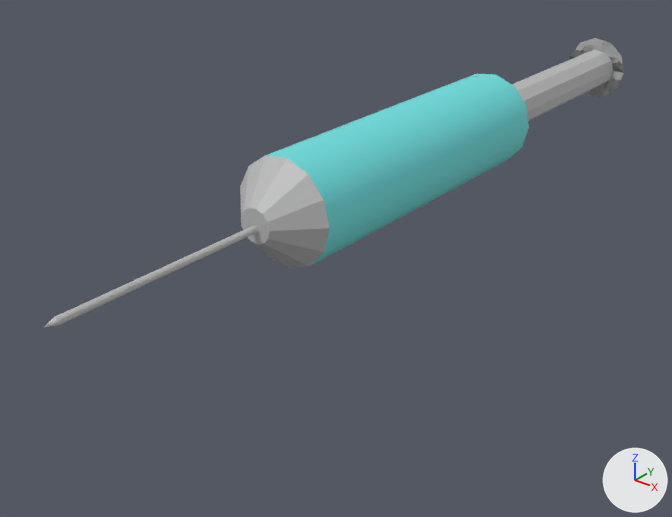
An edit to the FBX model src/InMemorian/Assets/models/jeringa.fbx, drawn before and after from the same camera.
The view is the same before and after, from a camera (50 mm lens) standing at (0.00225, 0.00013, 0.00225) and looking at (-0.00035, 0.00338, 0.00023). The axes (+X, +Y, +Z) are drawn at lower right. The lights are the same throughout. Where no turn or scale is listed for an object, it has been applied to the vertices.
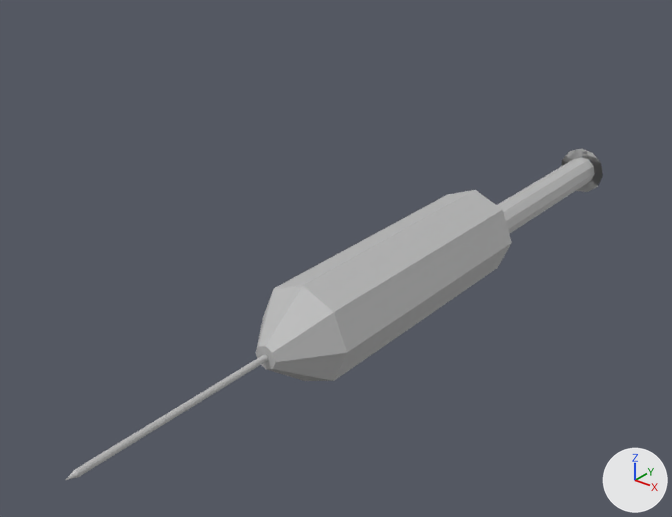
Changed parts and their boxes [x1, y1, x2, y2] in the pictures (672 x 517 px):
'pCylinder1', deleted
    before: [240, 74, 529, 268]
    faces in mat_blinn1 (cyan #6edddd): [266, 74, 529, 265]
    faces in mat_lambert1 (grey #bcbcbc): [240, 155, 329, 268]
'pCylinder4', added
    after: [256, 190, 512, 381]
'pCylinder2', moved, rescaled
    before: [475, 38, 624, 121]
    after: [497, 149, 603, 234]
'pCylinder3', moved
    before: [44, 225, 258, 327]
    after: [66, 354, 268, 480]

The change, as a diff of the scene's bpy script:
```diff
--- a/src/InMemorian/Assets/models/jeringa.fbx.py
+++ b/src/InMemorian/Assets/models/jeringa.fbx.py
@@ me_mesh_002_1 @@
+me_mesh_002_1.from_pydata(...)  # 40 vertices, 44 faces; spans x -0.00025..0.00025, y -0.00106..0.00067, z -0.00025..0.00025
+me_mesh_002_1.materials.append(mat_lambert1)  # grey #bcbcbc
@@ ob_pcylinder2 @@
 ob_pcylinder2 = bpy.data.objects.new('pCylinder2', me_mesh_001)
-ob_pcylinder2.location = (-0.000127, 0.005021, 0.000754)
+ob_pcylinder2.location = (-0.000127, 0.005021, 0.000069)
 ob_pcylinder2.rotation_euler = (-3.142, 0.0, 0.0)  # degrees (-180, 0, 0)
-ob_pcylinder2.scale = (0.000115, 0.000716, 0.000115)
+ob_pcylinder2.scale = (0.0000926, 0.00069, 0.0000926)
@@ ob_pcylinder1 @@
-ob_pcylinder1 = bpy.data.objects.new('pCylinder1', me_mesh)
-ob_pcylinder1.location = (-0.00012, 0.00356, 0.000752)
@@ ob_pcylinder3 @@
 ob_pcylinder3 = bpy.data.objects.new('pCylinder3', me_mesh_002)
-ob_pcylinder3.location = (-0.000117, 0.002222, 0.00074)
+ob_pcylinder3.location = (-0.000158, 0.00224, 0.00009)
@@ ob_pcylinder4 @@
+ob_pcylinder4 = bpy.data.objects.new('pCylinder4', me_mesh_002_1)
+ob_pcylinder4.location = (-0.000159, 0.003702, 0.000088)
```
